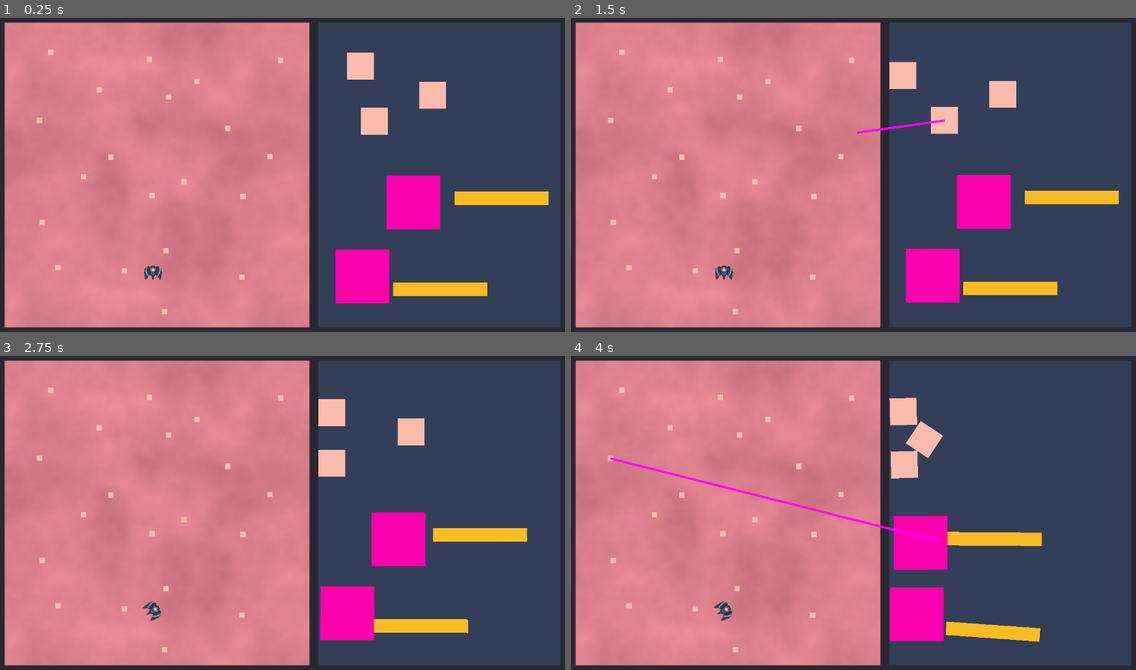
Above: before the commit, frames 1-4 (two rows, left to right).
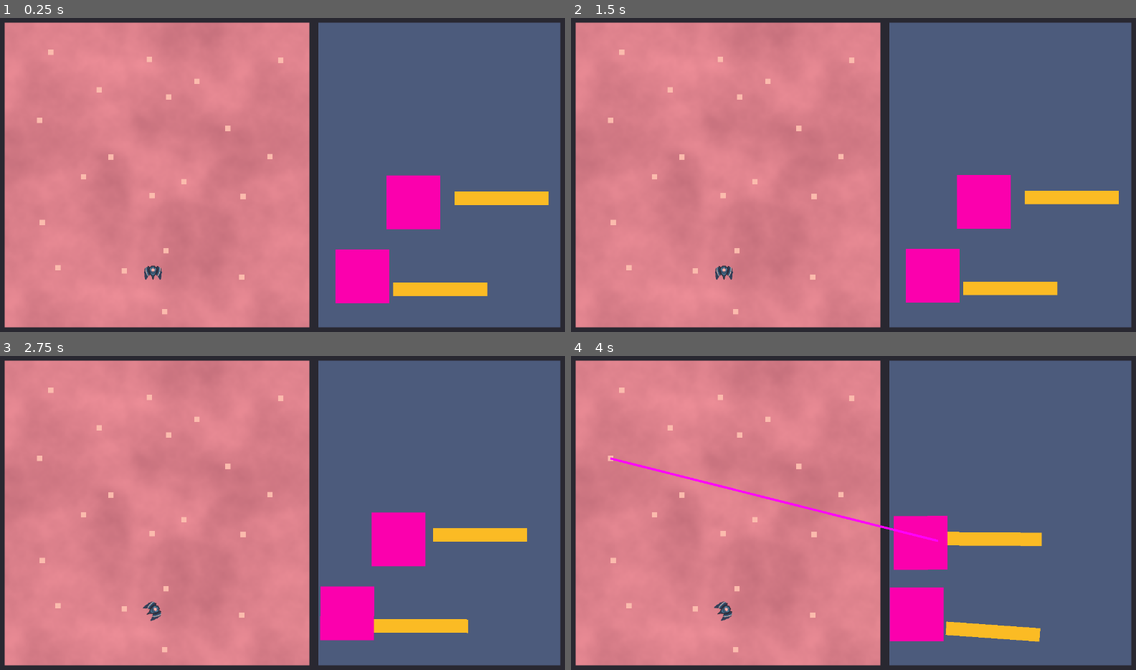
Above: after the commit, the same moments.

Repository: AstralStew/ProjectThornbury
Game: Godot game, scene res://Scenes/level.tscn
The game is run twice, just before and just after one commit, with the same random seed, the same clock (stepped at 60 frames per second) and the same inputs.
Inputs (mouse positions are in pixels of both pictures, inside the frame that each line leads up to):
- Up to frame 1 (0.25 s): no input
- Up to frame 2 (1.5 s): drag from (932, 65) to (684, 156) at 0.52 s; drag from (943, 121) to (684, 156) at 1.27 s
- Up to frame 3 (2.75 s): move the mouse to (429, 431) at 2.02 s; hold D (MoveRight) from 2.03 s (still down); click (429, 431) at 2.17 s
- Up to frame 4 (4 s): release D (MoveRight) at 2.75 s; drag from (915, 613) to (655, 516) at 2.77 s; drag from (938, 541) to (610, 459) at 3.52 s

The runs differ from the first frame. In frame 1, 37% of the frame differs, in the area x 56-100%, y 1-99%; in frame 2, 37%, in the area x 50-100%, y 1-99%; in frame 3, 37%; in frame 4, 37%.

Commit message:
Added ItemA gfx

Diff:
--- a/Scenes/InventoryPrefabs/item_a.tscn
+++ b/Scenes/InventoryPrefabs/item_a.tscn
@@ -1,9 +1,10 @@
 [gd_scene format=3 uid="uid://d23b7v703vw2y"]
 
 [ext_resource type="Script" uid="uid://b0o8xyki30gi8" path="res://Scripts/InventoryObject.gd" id="1_gdkm1"]
+[ext_resource type="Texture2D" uid="uid://dmq57wu6w20cl" path="res://Assets/Images/Resources/Small/RockResource_Small.png" id="2_0nati"]
 
-[sub_resource type="RectangleShape2D" id="RectangleShape2D_51e2h"]
-size = Vector2(60, 60)
+[sub_resource type="CircleShape2D" id="CircleShape2D_2vrau"]
+radius = 31.97
 
 [node name="ItemA" type="RigidBody2D" unique_id=1831535151]
 input_pickable = true
@@ -11,6 +12,7 @@
 script = ExtResource("1_gdkm1")
 
 [node name="ColorRect" type="ColorRect" parent="." unique_id=1008728291]
+visible = false
 anchors_preset = 15
 anchor_right = 1.0
 anchor_bottom = 1.0
@@ -24,7 +26,10 @@
 mouse_filter = 2
 color = Color(0.9843137, 0.73333335, 0.6784314, 1)
 
+[node name="RockResourceSmall" type="Sprite2D" parent="." unique_id=1882922353]
+texture = ExtResource("2_0nati")
+
 [node name="CollisionShape2D" type="CollisionShape2D" parent="." unique_id=1138340637]
-shape = SubResource("RectangleShape2D_51e2h")
+shape = SubResource("CircleShape2D_2vrau")
 
 [connection signal="input_event" from="." to="." method="_on_input_event"]
--- a/Scenes/inventory.tscn
+++ b/Scenes/inventory.tscn
@@ -50,7 +50,7 @@
 grow_horizontal = 2
 grow_vertical = 2
 mouse_filter = 2
-color = Color(0.2, 0.24705882, 0.34509805, 1)
+color = Color(0.2969033, 0.3585674, 0.48664355, 1)
 
 [node name="BoundaryTop" type="StaticBody2D" parent="SubViewportContainer/SubViewport" unique_id=799551523]
 position = Vector2(265, 0)
@@ -97,15 +97,6 @@
 [node name="ItemHolder" type="Node2D" parent="SubViewportContainer/SubViewport" unique_id=1815584380]
 position = Vector2(271, 340)
 
-[node name="ItemA" parent="SubViewportContainer/SubViewport/ItemHolder" unique_id=1831535151 instance=ExtResource("3_0n8tc")]
-position = Vector2(-177, -243)
-
-[node name="ItemA2" parent="SubViewportContainer/SubViewport/ItemHolder" unique_id=2081074505 instance=ExtResource("3_0n8tc")]
-position = Vector2(-146, -120)
-
-[node name="ItemA3" parent="SubViewportContainer/SubViewport/ItemHolder" unique_id=2119640386 instance=ExtResource("3_0n8tc")]
-position = Vector2(-16, -178)
-
 [node name="RigidBody2D5" type="RigidBody2D" parent="SubViewportContainer/SubViewport/ItemHolder" unique_id=16949964]
 position = Vector2(-173, 226)
 input_pickable = true
--- a/Scripts/InventoryManager.gd
+++ b/Scripts/InventoryManager.gd
@@ -34,10 +34,11 @@
 			_prefab = item_C_prefab
 			_name = "<ItemC>"
 
-	var _new_scene = _prefab.instantiate()
+	var _new_scene = _prefab.instantiate() as RigidBody2D
 	item_holder.add_child(_new_scene)
 	_new_scene.name = _name
 	_new_scene.position = Vector2.ZERO
+	_new_scene.linear_velocity = Vector2(remap(randf(),0,1,-1,1),remap(randf(),0,1,-1,1)).normalized() * 30
 
 
 static func dragging(_object:RigidBody2D,_click_pos:Vector2) -> void:
Not shown, added: Assets/Images/Resources/Small/RockResource_Small.png.import
